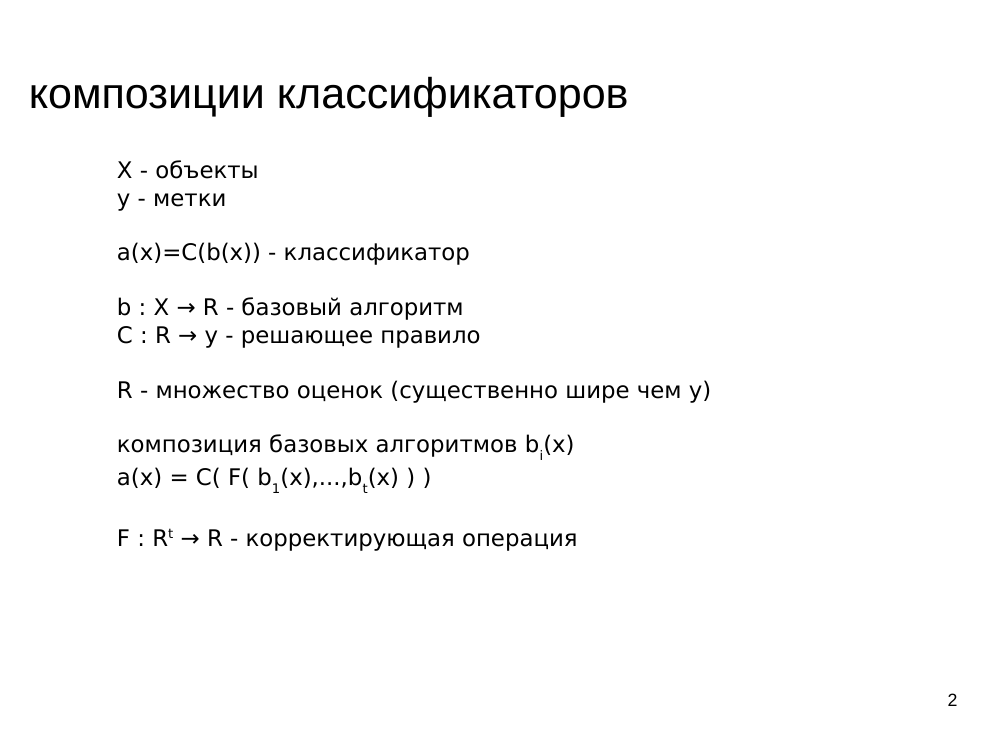
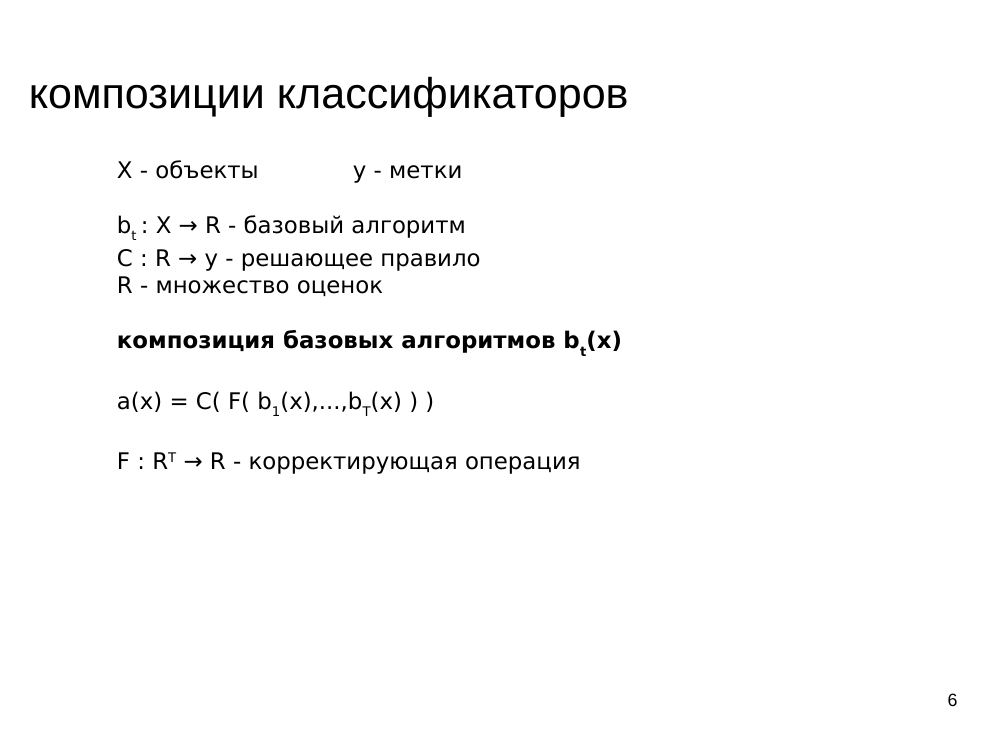
Before and after one commit to mechanoid5/ml_lectorium_legacy, a slide deck: slide 6 of 11-boost.odp (slide 2 before the commit). Drawn at 1008x756 pixels with LibreOffice and Linux fonts; fonts in the diff are those of the drawing; background and template pictures are left out. Boxes give left, top, right and bottom in pixels: in the first picture for what was removed or moved away, otherwise in the second. Text is boxed around its words. In the diff, an @@ line names an element or a change of style, - is before the commit and + after.

```diff
--- a/11-boost.odp
+++ b/11-boost.odp
@@ text at <box>117,160,465,238</box>: text changed @@
-X - объекты
-y - метки
-a(x)=C(b(x)) - классификатор
-b : X → R - базовый алгоритм
+X - объекты y - метки
+bt : X → R - базовый алгоритм
@@ text at <box>117,276,622,474</box>: text changed @@
-R - множество оценок (существенно шире чем y)
-композиция базовых алгоритмов bi(x)
-a(x) = C( F( b1(x),...,bt(x) ) )
-F : Rt → R - корректирующая операция
+R - множество оценок
+композиция базовых алгоритмов bt(x)
+a(x) = C( F( b1(x),...,bT(x) ) )
+F : RT → R - корректирующая операция
@@ page number at <box>948,693,958,706</box>: text changed @@
-2
+6
```
Also in this commit, not shown: 10 other slides changed, 13 slides added, 1 other file.
